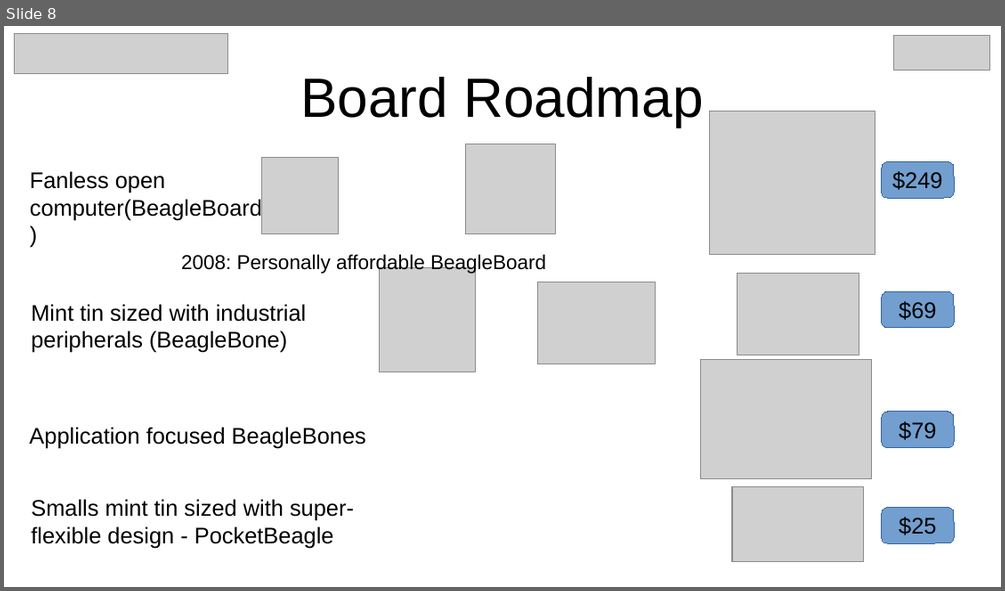
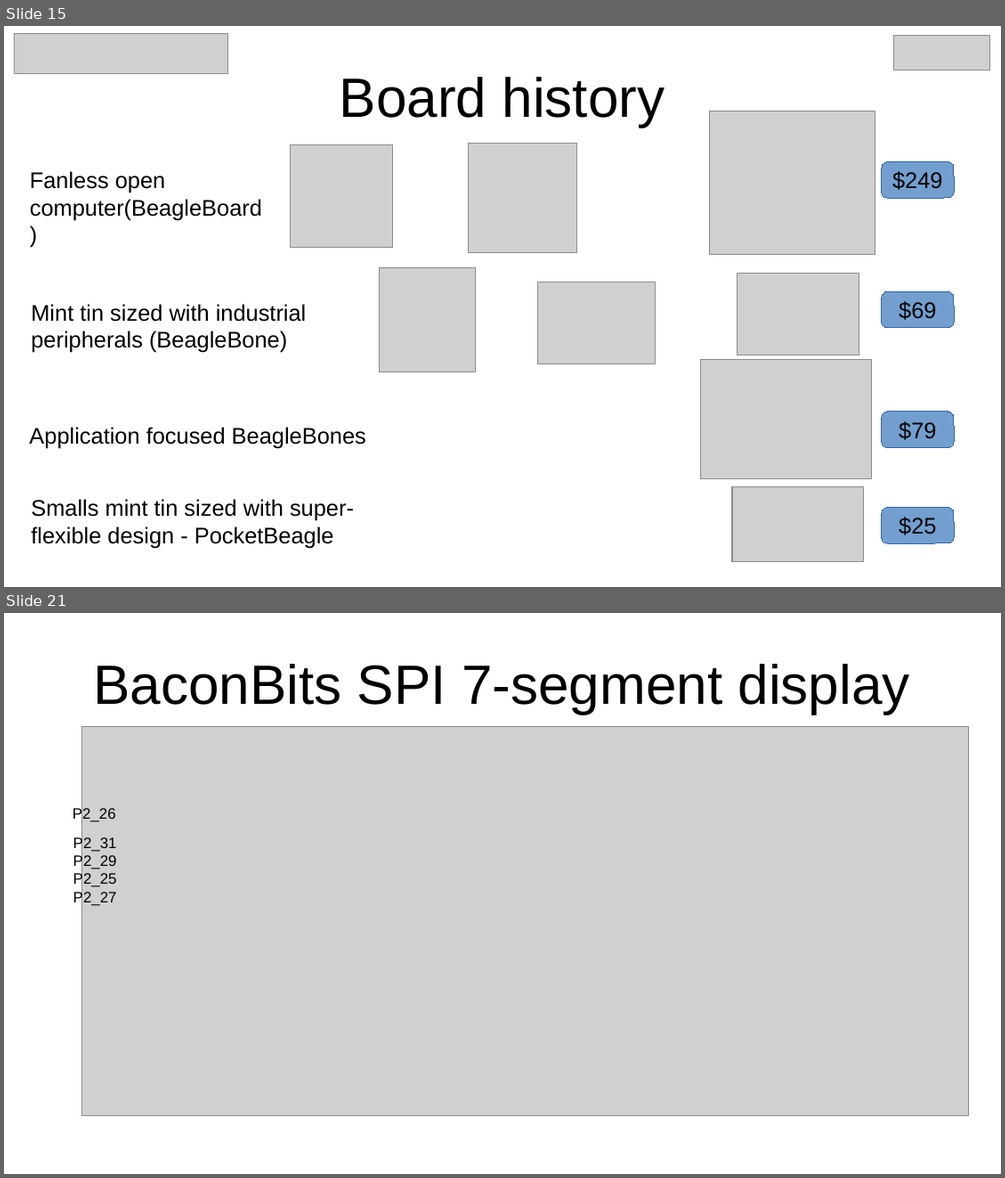
Before and after one commit to e-ale/Slides, a slide deck: pocketbeagle.odp. Shown one above the other, each under a label of ours: slide 8 before the commit, slides 15 and 21 after it; the slides between them are not shown. The pictures are 1005x591 and 1005x1178 pixels, drawn with LibreOffice and Linux fonts; fonts in the diff are those of the drawing; grey boxes stand for pictures; background and template pictures are left out. Boxes give left, top, right and bottom in pixels: in the first picture for what was removed or moved away, otherwise in the second. Text is boxed around its words. In the diff, an @@ line names an element or a change of style, - is before the commit and + after.

```diff
--- a/pocketbeagle.odp
+++ b/pocketbeagle.odp
@@ slide 21 added at <box>4,613,1001,1174</box>, background #FFFFFF @@
@@ title added at <box>93,664,910,714</box>, 44 pt, text #000000 @@
+BaconBits SPI 7-segment display
@@ picture added at <box>81,726,969,1115</box> @@
@@ text added at <box>73,806,116,822</box>, 12 pt, text #000000 @@
+P2_26
@@ text added at <box>73,835,117,906</box>, 12 pt, text #000000 @@
+P2_31
+P2_29
+P2_25
+P2_27
@@ what was slide 8 is now slide 15 @@
@@ slide 15 changed as well @@
@@ title at <box>340,77,665,127</box>: text changed @@
-Board Roadmap
+Board history
@@ picture: place and size @@
-picture at <box>262,157,339,234</box>
+picture at <box>290,145,392,248</box>
@@ picture: place and size @@
-picture at <box>465,143,555,234</box>
+picture at <box>468,143,576,252</box>
@@ text removed at <box>181,254,546,273</box> @@
-2008: Personally affordable BeagleBoard
```
Also in this commit, not shown: 6 other slides changed, 24 other slides added.
